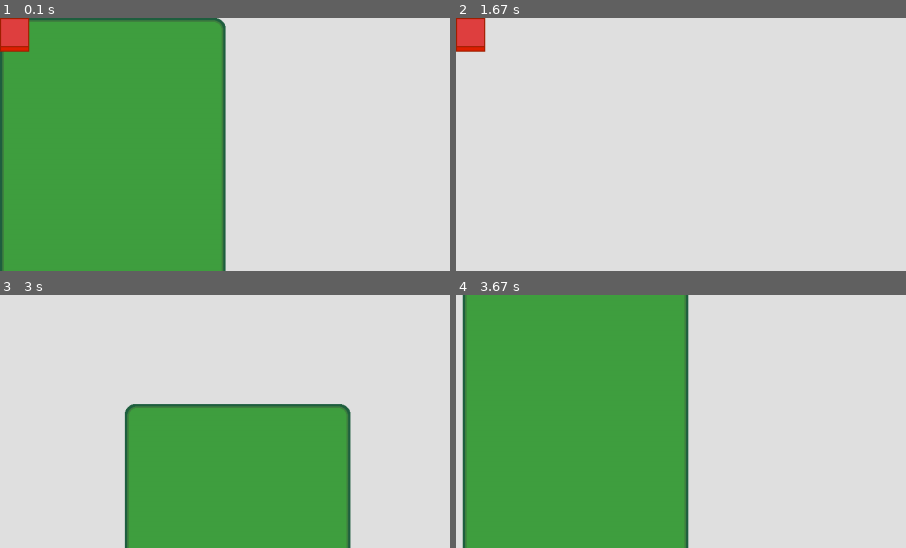
Above: before the commit, frames 1-4 (two rows, left to right).
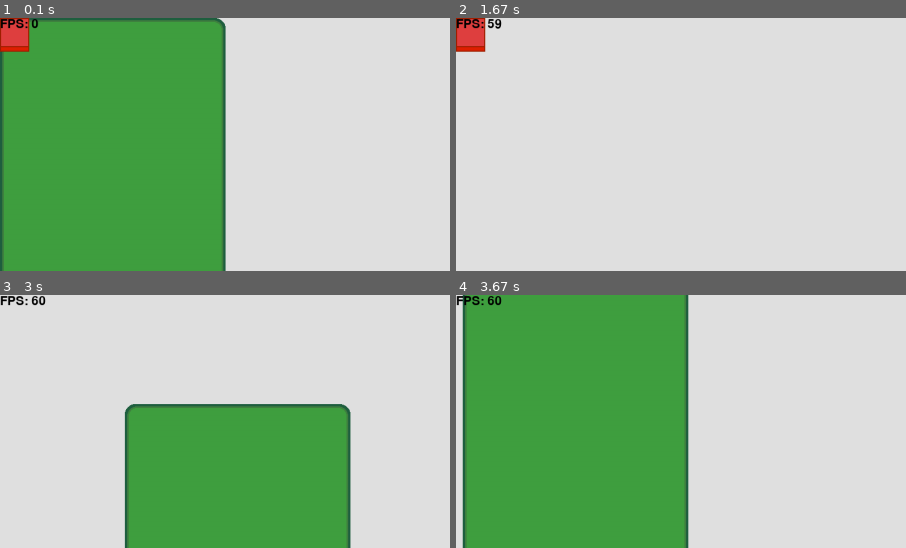
Above: after the commit, the same moments.

Repository: Wingedillidan/I-Learn_Pygame
Game: pygame game, started from PosTool/main.py
Two runs of this game, one before a commit and one after it. Both use one fixed random seed, a clock stepped at 60 frames per second and the inputs below. The source is Python 2; it was converted automatically to run under Python 3.
Inputs (mouse positions are % of the whole screen's width and height, from its top left):
- Up to frame 1 (0.1 s): no input
- Up to frame 2 (1.67 s): press the mouse at (7, 3) at 0.37 s; move the mouse to (13, 19) at 0.47 s; release the mouse at (19, 35) at 0.6 s; press the mouse at (12, 46) at 0.7 s; move the mouse to (35, 58) at 0.8 s; release the mouse at (58, 71) at 0.93 s; press the mouse at (58, 63) at 1.03 s; move the mouse to (62, 49) at 1.13 s; release the mouse at (66, 36) at 1.27 s; press the mouse at (19, 35) at 1.37 s; move the mouse to (33, 61) at 1.47 s; release the mouse at (48, 86) at 1.6 s
- Up to frame 3 (3 s): press the mouse at (48, 86) at 1.7 s; move the mouse to (60, 56) at 1.8 s; release the mouse at (73, 25) at 1.93 s; press the mouse at (2, 3) at 2.03 s; move the mouse to (45, 8) at 2.13 s; release the mouse at (88, 13) at 2.27 s; press the mouse at (73, 25) at 2.37 s; move the mouse to (66, 19) at 2.47 s; release the mouse at (60, 13) at 2.6 s; press the mouse at (66, 45) at 2.7 s; move the mouse to (46, 57) at 2.8 s; release the mouse at (26, 68) at 2.93 s
- Up to frame 4 (3.67 s): press the mouse at (26, 61) at 3.03 s; move the mouse to (38, 56) at 3.13 s; release the mouse at (49, 51) at 3.27 s; press the mouse at (49, 56) at 3.37 s; move the mouse to (31, 44) at 3.47 s; release the mouse at (13, 32) at 3.6 s
The pictures show only the part of the screen within x 0-50%, y 0-50%; the shares and areas given below are measured in that part.

The runs differ from the first frame. In frame 1, 0.2% of the frame differs, in the area x 0-9%, y 0-5%; in frame 2, 0.2%, in the area x 0-11%, y 0-5%; in frame 3, 0.2%; in frame 4, 0.2%.

Commit message:
FPS tracker added

Diff:
--- a/PosTool/main.py
+++ b/PosTool/main.py
@@ -30,28 +30,35 @@
         self.dy = pos[1] - self.rect.y
 
 
+# load the icon to display up on the top left
 icon, icon_rect = load.image('cursor.bmp', (255, 255, 255))
 pygame.display.set_icon(icon)
 
+# pretty background
 background = pygame.Surface(screen.get_size())
 background.fill((225, 225, 225))
 screen.blit(background, (0, 0))
 
+# construct some test game objects
 test1 = Entity('button_unpressed_green-240x60.bmp')
 test2 = Entity('menu.bmp')
 test3 = Entity('button_unpressed_red-52x60.bmp')
 testgroup = pygame.sprite.RenderClear((test1, test2, test3))
 clock = pygame.time.Clock()
 
+# FPS info
+fps_font, fps_surf, fps_rect = None, None, None
+
+if pygame.font:
+    fps_font = pygame.font.Font(None, 32)
+    fps_surf = fps_font.render('FPS: ???', True, (0, 0, 0))
+    fps_rect = fps_surf.get_rect()
+
 while True:
     clock.tick(60)
 
     for e in pygame.event.get():
-        if e.type == KEYUP and e.key == K_ESCAPE:
-            sys.exit()
-        elif e.type == QUIT:
-            sys.exit()
-        elif e.type == MOUSEBUTTONDOWN and e.button == 1:
+        if e.type == MOUSEBUTTONDOWN and e.button == 1:
             pos = pygame.mouse.get_pos()
 
             for thing in testgroup.sprites():
@@ -63,9 +70,23 @@
         elif e.type == MOUSEBUTTONUP:
             for thing in testgroup.sprites():
                 thing.grabbed = False
+        elif e.type == KEYUP and e.key == K_ESCAPE:
+            sys.exit()
+        elif e.type == QUIT:
+            sys.exit()
 
+    # clear necessary wizzles
+    testgroup.clear(screen, background)
+    screen.blit(background, fps_rect, fps_rect)
+
+    # update the shizzle wizzles
     testgroup.update()
-    testgroup.clear(screen, background)
+    fps_surf = fps_font.render('FPS: ' + str(int(clock.get_fps())),
+                               True, (0, 0, 0))
+    fps_rect = fps_surf.get_rect()
+
+    # redraw the shizzles
     testgroup.draw(screen)
+    screen.blit(fps_surf, fps_rect)
 
     pygame.display.update()
--- a/setup.py
+++ b/setup.py
@@ -8,7 +8,7 @@
     'author': 'Collin McLean',
     'url': 'http://github.com/wingedillidan/PosTool',
     'author_email': 'wingedillidan@gmail.com',
-    'version': '0.1.1c2',
+    'version': '0.1.1c3',
     'install_requires': ['nose'],
     'packages': ['PosTool'],
     'scripts': [],
